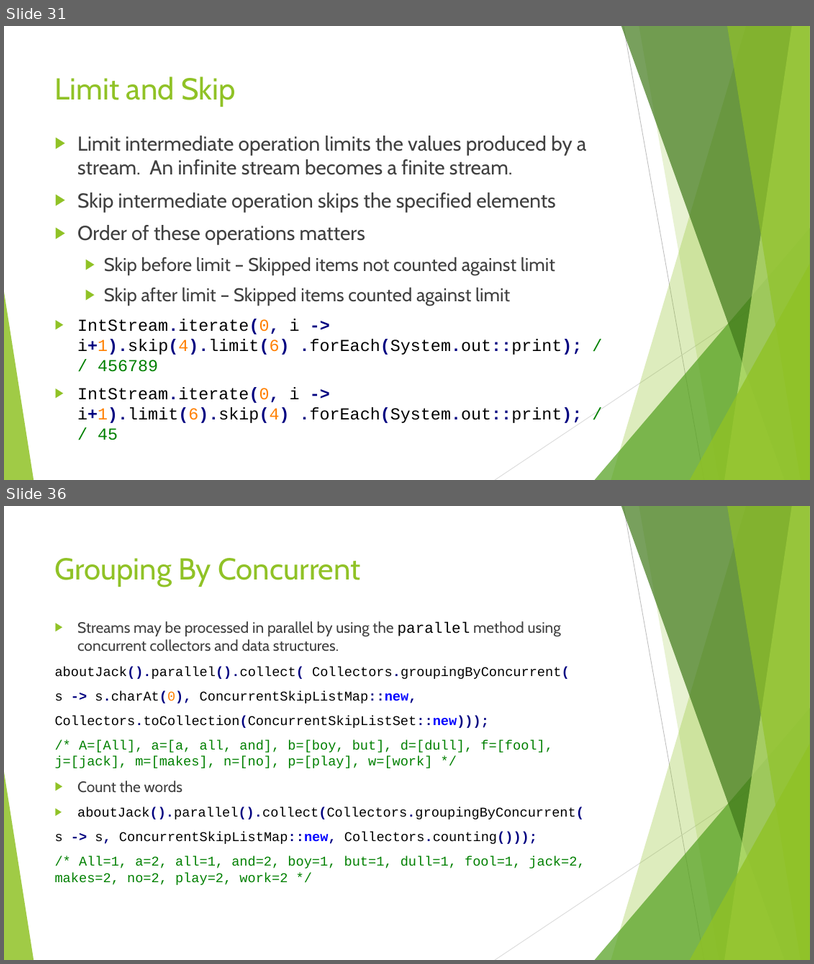
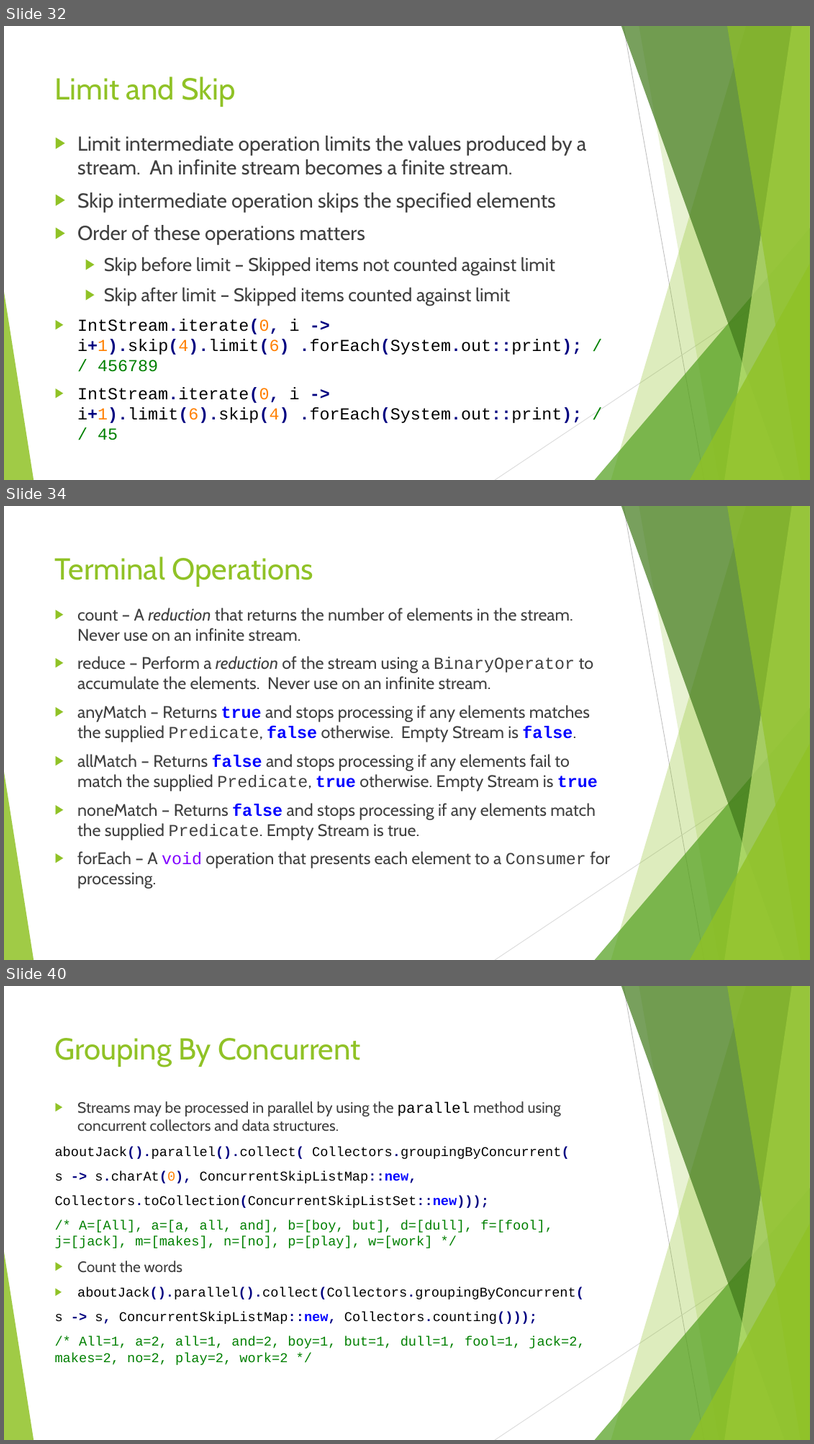
Before and after one commit to RichardRoda/2017-CodePaLOUsa-Lambda, a slide deck: Learning to Love the Lambda in the Stream.pptx. Shown one above the other, each under a label of ours: slides 31 and 36 before the commit, slides 32, 34 and 40 after it; the slides between them are not shown. The pictures are 814x964 and 814x1444 pixels, drawn with LibreOffice and Linux fonts; fonts in the diff are those of the drawing. Boxes give left, top, right and bottom in pixels: in the first picture for what was removed or moved away, otherwise in the second. Text is boxed around its words. In the diff, an @@ line names an element or a change of style, - is before the commit and + after.

Commit message:
Better organize the stream slides by topic.  Add topic introduction slides. add reduction to terminal operations (how did that one get left out?!)

```diff
--- a/Learning to Love the Lambda in the Stream.pptx
+++ b/Learning to Love the Lambda in the Stream.pptx
@@ slide 34 added at (4,506,810,960), background #FFFFFF; not listed: 10 template elements that a slide beside it also shows @@
@@ title added at (55,556,314,587), 36 pt, text #90C226 @@
+Terminal Operations
@@ text added at (77,608,610,888), 20 pt, text #404040 @@
+▶ count – A reduction that returns the number of elements in the stream. Never use on an infinite stream.
+▶ reduce – Perform a reduction of the stream using a BinaryOperator to accumulate the elements. Never use on an infinite stream.
+▶ anyMatch – Returns true and stops processing if any elements matches the supplied Predicate, false otherwise. Empty Stream is false.
+▶ allMatch – Returns false and stops processing if any elements fail to match the supplied Predicate, true otherwise. Empty Stream is true
+▶ noneMatch – Returns false and stops processing if any elements match the supplied Predicate. Empty Stream is true.
+▶ forEach – A void operation that presents each element to a Consumer for processing.
@@ what was slide 31 is now slide 32 @@
@@ what was slide 36 is now slide 40 @@
```
Also in this commit, not shown: 7 slides changed, 3 other slides added, 1 slide removed.
